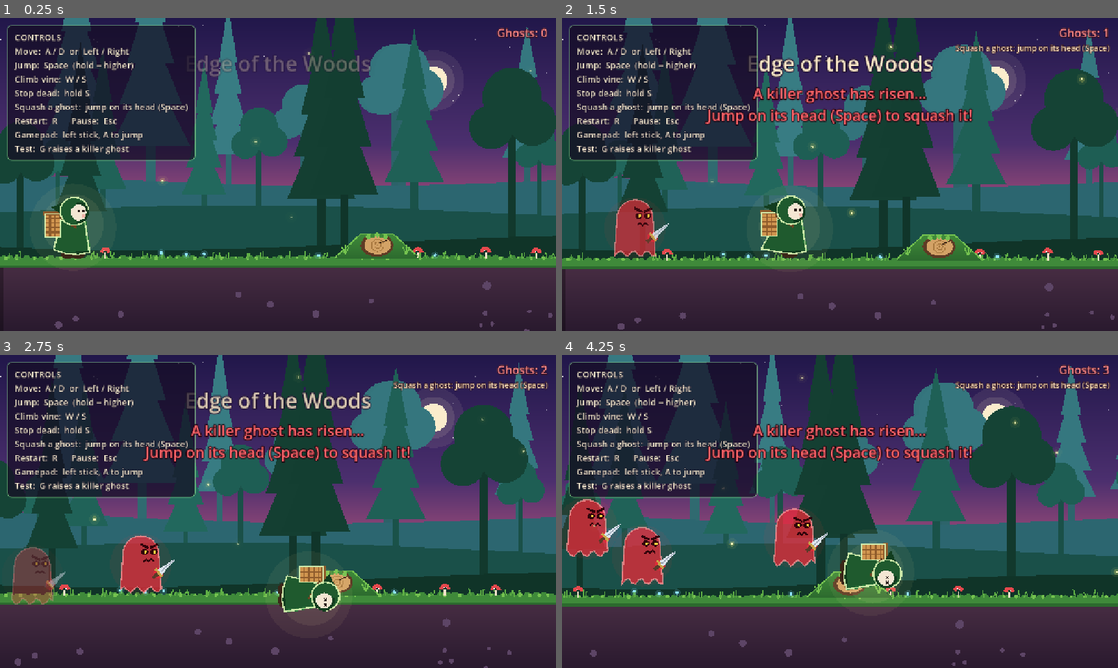
Above: before the commit, frames 1-4 (two rows, left to right).
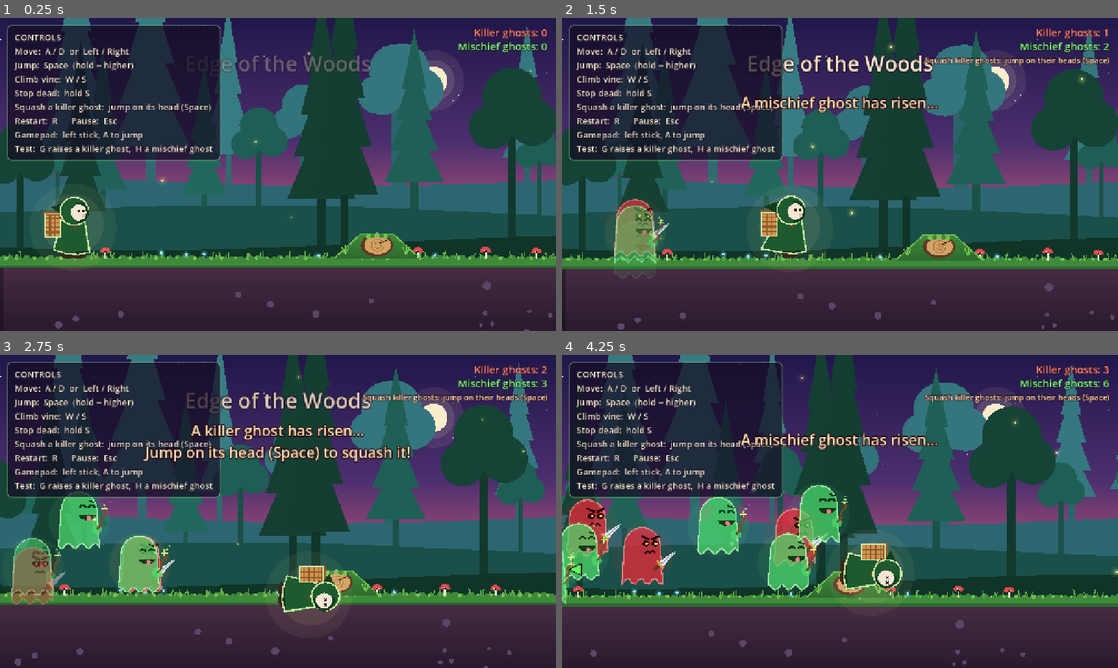
Above: after the commit, the same moments.

Repository: AAcodedimps/Mulberry-Forest
Game: Godot game, scene res://scenes/levels/edge_of_the_woods.tscn
Two runs of this game, one before a commit and one after it. Both use one fixed random seed, a clock stepped at 60 frames per second and the inputs below.
Inputs:
- Up to frame 1 (0.25 s): no input
- Up to frame 2 (1.5 s): hold D (move_right) from 0.53 s (still down); tap G at 0.6 s; tap Space (jump) at 0.77, 1.07 s; tap H at 0.8, 1.35 s
- Up to frame 3 (2.75 s): tap Space (jump) at 1.52, 1.55, 1.82 s; release D (move_right) at 2.03 s; hold A (move_left) from 2.03 s (still down); hold Space (jump) from 2.03 s (still down); tap G at 2.3 s
- Up to frame 4 (4.25 s): release A (move_left) at 2.78 s; release Space (jump) at 2.78 s; hold D (move_right) from 2.78 s (still down); tap G at 2.85 s; tap Space (jump) at 3.02, 3.32 s; tap H at 3.05, 3.6 s; hold Space (jump) from 3.53 s (still down)

The runs differ from the first frame. In frame 1, 3.0% of the frame differs, in the area x 9-99%, y 2-46%; in frame 2, 7.5%; in frame 3, 8.3%; in frame 4, 11%, in the area x 0-99%, y 2-80%.

Commit message:
Mischief ghosts and their tricks

Diff:
--- a/scenes/ghosts/ghost_manager.gd
+++ b/scenes/ghosts/ghost_manager.gd
@@ -1,9 +1,11 @@
 extends Node2D
-## Raises killer ghosts. Every time GameEvents.deadly_mistake is sent, a new ghost rises at the
-## start of the level and follows the recorded path. It also updates the ghost counter and
-## message, and ends the run when a ghost catches the wanderer.
+## Raises the ghosts. Every GameEvents.deadly_mistake raises a killer ghost and every
+## GameEvents.clumsy_mistake raises a mischief ghost, both at the start of the level.
+## It keeps the on-screen counts up to date, shows the messages, and ends the run when a
+## killer ghost catches the wanderer (mischief ghosts never end the run).
 
-@export var ghost_scene: PackedScene
+@export var ghost_scene: PackedScene          ## The killer ghost scene.
+@export var mischief_scene: PackedScene       ## The mischief ghost scene.
 @export var player_path: NodePath
 @export var recorder_path: NodePath
 @export var hud_path: NodePath
@@ -13,8 +15,10 @@
 var recorder = null
 var hud = null
 var game_over = null
-var _count: int = 0    # ghosts raised so far (decides how fast the next one is)
-var _alive: int = 0    # ghosts currently chasing (shown on screen)
+var _count: int = 0            # killer ghosts raised so far (decides how fast the next one is)
+var _alive: int = 0            # killer ghosts chasing right now
+var _mischief_count: int = 0   # mischief ghosts raised so far
+var _mischief_alive: int = 0   # mischief ghosts chasing right now
 var _run_over: bool = false
 
 
@@ -24,8 +28,10 @@
 	hud = get_node(hud_path)
 	game_over = get_node(game_over_path)
 	GameEvents.deadly_mistake.connect(raise_ghost)
+	GameEvents.clumsy_mistake.connect(raise_mischief_ghost)
 
 
+# ---------------------------------------------------------------- killer ghosts
 func raise_ghost() -> void:
 	if _run_over:
 		return
@@ -36,13 +42,13 @@
 	ghost.caught_player.connect(_on_ghost_caught_player)
 	ghost.squashed.connect(_on_ghost_squashed)
 	_alive += 1
-	hud.set_ghost_count(_alive)
+	_update_counts()
 	hud.show_message("A killer ghost has risen...\nJump on its head (Space) to squash it!")
 
 
 func _on_ghost_squashed(_ghost) -> void:
 	_alive -= 1
-	hud.set_ghost_count(_alive)
+	_update_counts()
 	hud.show_message("Ghost squashed!")
 
 
@@ -54,8 +60,41 @@
 	game_over.show_game_over()
 
 
-# ---- TEST ONLY: press G to raise a killer ghost on purpose. Delete this function to remove it. ----
+# ---------------------------------------------------------------- mischief ghosts
+func raise_mischief_ghost() -> void:
+	if _run_over:
+		return
+	_mischief_count += 1
+	var ghost = mischief_scene.instantiate()
+	add_child(ghost)
+	ghost.setup(recorder, player, _mischief_count)
+	ghost.trick_played.connect(_on_mischief_trick_played)
+	ghost.vanished.connect(_on_mischief_vanished)
+	_mischief_alive += 1
+	_update_counts()
+	hud.show_message("A mischief ghost has risen...")
+
+
+func _on_mischief_trick_played(_ghost, trick: String) -> void:
+	if trick == "steal":
+		hud.show_message("The ghost stole your basket!")
+
+
+func _on_mischief_vanished(_ghost) -> void:
+	_mischief_alive -= 1
+	_update_counts()
+
+
+func _update_counts() -> void:
+	hud.set_counts(_alive, _mischief_alive)
+
+
+# ---- TEST ONLY: G raises a killer ghost, H raises a mischief ghost. Delete this function to remove both. ----
 func _unhandled_input(event: InputEvent) -> void:
 	var key := event as InputEventKey
-	if key != null and key.pressed and not key.echo and key.physical_keycode == KEY_G:
+	if key == null or not key.pressed or key.echo:
+		return
+	if key.physical_keycode == KEY_G:
 		raise_ghost()
+	elif key.physical_keycode == KEY_H:
+		raise_mischief_ghost()
--- /dev/null
+++ b/scenes/ghosts/mischief_ghost.gd
@@ -0,0 +1,221 @@
+extends Node2D
+## A mischief ghost: a see-through green sheet ghost with a cheeky grin and a crooked,
+## sparkling wand. It rises at the start of the level and floats along the wanderer's
+## recorded path (exactly like a killer ghost, but faster). When it reaches the wanderer it
+## never hurts them: it plays ONE random trick, then vanishes in a puff of green sparkles.
+
+# ======================= TUNING =======================
+@export var base_speed: float = 288.0                ## Speed of the first mischief ghost (pixels/second). 20% faster than the first killer ghost (240).
+@export var speed_increase_per_ghost: float = 0.08   ## Each extra mischief ghost is this much faster than the one before (0.08 = 8%).
+@export var shove_distance: float = 160.0            ## Shove trick: how far you're pushed back, in pixels (about 3 metres for the wanderer).
+@export var shove_time: float = 0.5                  ## Shove trick: how long you stumble without control (seconds).
+@export var slow_multiplier: float = 0.6             ## Slow trick: your speed while slowed (0.6 = 60%).
+@export var slow_time: float = 4.0                   ## Slow trick: how long it lasts (seconds).
+@export var reach_distance: float = 40.0             ## How close (pixels) it must get to play its trick.
+# ======================================================
+@export var rise_time: float = 1.0
+@export var size_scale: float = 2.1
+
+## Sent when it plays a trick ("shove", "slow" or "steal").
+signal trick_played(ghost, trick: String)
+## Sent when it disappears (after a trick, or when banished).
+signal vanished(ghost)
+
+const BODY := Color(0.3, 0.86, 0.42, 0.7)
+const RIM := Color(0.75, 1.0, 0.75, 0.75)
+const DARK := Color(0.05, 0.2, 0.08, 0.95)
+const TONGUE := Color("ff7a8a")
+const WAND := Color("7a4a2a")
+const SPARK := Color("fff27a")
+const SPARK_GREEN := Color("9dff8a")
+
+var ghost_number: int = 1
+var speed: float = 288.0
+var recorder = null   # the PathRecorder
+var player = null
+
+var _index: int = 0
+var _dist: float = 0.0
+var _rise: float = 0.0
+var _facing: int = 1
+var _t: float = 0.0
+var _puff: float = -1.0   # -1 = still here; 0..1 = vanishing in sparkles
+
+
+func _ready() -> void:
+	add_to_group("ghosts")
+	add_to_group("mischief_ghosts")
+	modulate.a = 0.0
+
+
+## Called by the ghost manager right after the ghost is created.
+func setup(path_recorder, target, number: int) -> void:
+	recorder = path_recorder
+	player = target
+	ghost_number = number
+	speed = base_speed * pow(1.0 + speed_increase_per_ghost, number - 1)
+	global_position = recorder.get_point(0)
+
+
+# ---------------------------------------------------------------- for stones / shield later
+## Gets rid of this mischief ghost for good: it vanishes in a puff of sparkles
+## (the ghost manager lowers the counter when it hears `vanished`).
+func banish() -> void:
+	_vanish()
+
+
+# ---------------------------------------------------------------- movement
+func _physics_process(delta: float) -> void:
+	_t += delta
+	queue_redraw()
+	if _puff >= 0.0:
+		_puff += delta / 0.6
+		if _puff >= 1.0:
+			queue_free()
+		return
+	if recorder == null or player == null:
+		return
+	if _rise < rise_time:
+		_rise += delta
+		modulate.a = clampf(_rise / rise_time, 0.0, 1.0)
+		return
+	_move_along(speed * delta)
+	if global_position.distance_to(player.global_position) <= reach_distance:
+		_play_trick()
+
+
+func _move_along(distance: float) -> void:
+	var pts: PackedVector2Array = recorder.points
+	if pts.is_empty():
+		return
+	if _index >= pts.size() - 1:
+		_index = pts.size() - 1
+		_dist = 0.0
+	var remaining: float = distance
+	while _index < pts.size() - 1:
+		var seg_len: float = pts[_index].distance_to(pts[_index + 1])
+		_dist = minf(_dist, seg_len)
+		if _dist + remaining < seg_len:
+			_dist += remaining
+			break
+		remaining -= seg_len - _dist
+		_index += 1
+		_dist = 0.0
+	var p: Vector2 = pts[_index]
+	if _index < pts.size() - 1:
+		p = p.move_toward(pts[_index + 1], _dist)
+	var dx: float = p.x - global_position.x
+	if absf(dx) > 0.5:
+		_facing = 1 if dx > 0.0 else -1
+	global_position = p
+
+
+# ---------------------------------------------------------------- tricks
+func _play_trick() -> void:
+	var tricks: Array[String] = ["shove", "slow"]
+	if player.has_mulberries():
+		tricks.append("steal")
+	var trick: String = tricks[randi() % tricks.size()]
+	match trick:
+		"shove":
+			player.shove(_came_from_dir() * shove_distance, shove_time)
+			player.show_popup("Shoved!")
+		"slow":
+			player.apply_slow(slow_multiplier, slow_time)
+			player.show_popup("Slowed!")
+		"steal":
+			player.empty_basket()
+			GameEvents.report_basket_stolen()
+			player.show_popup("Basket stolen!")
+	trick_played.emit(self, trick)
+	_vanish()
+
+
+## Which way (-1 left, +1 right) the wanderer came from, looking back along their path.
+func _came_from_dir() -> float:
+	var pts: PackedVector2Array = recorder.points
+	var here: Vector2 = player.global_position
+	for i in range(pts.size() - 1, -1, -1):
+		var dx: float = pts[i].x - here.x
+		if absf(dx) > 30.0:
+			return signf(dx)
+	return -float(player.facing)
+
+
+func _vanish() -> void:
+	if _puff >= 0.0:
+		return
+	_puff = 0.0
+	remove_from_group("ghosts")
+	remove_from_group("mischief_ghosts")
+	vanished.emit(self)
+
+
+# ---------------------------------------------------------------- drawing
+func _draw() -> void:
+	var bob: float = sin(_t * 3.4 + ghost_number) * 2.0
+	var rise_off: float = (1.0 - clampf(_rise / rise_time, 0.0, 1.0)) * 20.0
+	var body_alpha: float = 1.0 if _puff < 0.0 else clampf(1.0 - _puff * 2.5, 0.0, 1.0)
+	draw_set_transform(Vector2(0, (bob + rise_off) * size_scale), 0.0,
+		Vector2(size_scale * _facing, size_scale))
+
+	if body_alpha > 0.0:
+		var a_mul := Color(1, 1, 1, body_alpha)
+		draw_circle(Vector2(0, -26), 24.0, Color(0.4, 1.0, 0.5, 0.07) * a_mul)
+		# Sheet body with a wavy hem
+		var body := PackedVector2Array()
+		for i in 17:
+			var a: float = PI + PI * i / 16.0
+			body.append(Vector2(cos(a) * 14.0, -34.0 + sin(a) * 14.0))
+		body.append(Vector2(15, -20))
+		for i in 13:
+			var x: float = 16.0 - 32.0 * i / 12.0
+			body.append(Vector2(x, -6.0 + sin(x * 0.6 + _t * 7.0) * 2.5))
+		body.append(Vector2(-15, -20))
+		draw_colored_polygon(body, BODY * a_mul)
+		var outline := body.duplicate()
+		outline.append(body[0])
+		draw_polyline(outline, RIM * a_mul, 1.0)
+		# Cheeky eyes: happy ^ ^ arcs, one eyebrow raised
+		draw_arc(Vector2(3, -35), 2.6, PI * 1.1, PI * 1.9, 8, DARK * a_mul, 1.4)
+		draw_arc(Vector2(10, -35), 2.6, PI * 1.1, PI * 1.9, 8, DARK * a_mul, 1.4)
+		draw_line(Vector2(7.5, -41.5), Vector2(12.5, -40.0), DARK * a_mul, 1.2)
+		# Big grin
+		var mouth := PackedVector2Array()
+		for i in 11:
+			var a: float = PI * 0.05 + PI * 0.9 * i / 10.0
+			mouth.append(Vector2(6.5 + cos(a) * 7.0, -31.0 + sin(a) * 5.0))
+		draw_colored_polygon(mouth, DARK * a_mul)
+		draw_circle(Vector2(7.5, -27.6), 1.8, TONGUE * a_mul)
+		# Arm holding a crooked wand with a star tip
+		var hand := Vector2(14, -19)
+		draw_circle(hand, 4.0, BODY * a_mul)
+		var wand := PackedVector2Array([hand, hand + Vector2(4, -4), hand + Vector2(3, -8), hand + Vector2(7, -12), hand + Vector2(6, -16)])
+		draw_polyline(wand, WAND * a_mul, 1.6)
+		var tip: Vector2 = wand[wand.size() - 1]
+		_star(tip, 2.6, SPARK * a_mul)
+		# Little sparkles drifting off the wand
+		for k in 4:
+			var life: float = fmod(_t * 1.3 + k * 0.25, 1.0)
+			var sp := tip + Vector2(sin(k * 2.1 + _t) * 5.0 * life + life * 3.0, -life * 10.0)
+			_star(sp, 1.3 * (1.0 - life), Color(SPARK_GREEN.r, SPARK_GREEN.g, SPARK_GREEN.b, (1.0 - life) * body_alpha))
+
+	# Puff of green sparkles when vanishing
+	if _puff >= 0.0:
+		for k in 16:
+			var ang: float = k * TAU / 16.0 + k * 0.37
+			var r: float = 6.0 + _puff * (18.0 + (k % 3) * 6.0)
+			var c := Vector2(cos(ang) * r, -26.0 + sin(ang) * r)
+			var col: Color = SPARK if k % 2 == 0 else SPARK_GREEN
+			col.a = 1.0 - _puff
+			_star(c, 2.2 * (1.0 - _puff * 0.6), col)
+
+	draw_set_transform(Vector2.ZERO, 0.0, Vector2.ONE)
+
+
+func _star(c: Vector2, r: float, col: Color) -> void:
+	if r <= 0.05:
+		return
+	draw_line(c + Vector2(-r, 0), c + Vector2(r, 0), col, 0.8)
+	draw_line(c + Vector2(0, -r), c + Vector2(0, r), col, 0.8)
+	draw_circle(c, r * 0.35, col)
--- /dev/null
+++ b/scenes/ghosts/mischief_ghost.tscn
@@ -0,0 +1,6 @@
+[gd_scene format=3]
+
+[ext_resource type="Script" path="res://scenes/ghosts/mischief_ghost.gd" id="1_mischief"]
+
+[node name="MischiefGhost" type="Node2D"]
+script = ExtResource("1_mischief")
--- a/scenes/levels/edge_of_the_woods.tscn
+++ b/scenes/levels/edge_of_the_woods.tscn
@@ -19,6 +19,7 @@
 [ext_resource type="PackedScene" path="res://scenes/ghosts/killer_ghost.tscn" id="17_ghost"]
 [ext_resource type="PackedScene" path="res://scenes/ui/ghost_hud.tscn" id="18_hud"]
 [ext_resource type="PackedScene" path="res://scenes/ui/game_over.tscn" id="19_over"]
+[ext_resource type="PackedScene" path="res://scenes/ghosts/mischief_ghost.tscn" id="20_mischief"]
 
 [sub_resource type="RectangleShape2D" id="RectangleShape2D_wall"]
 size = Vector2(40, 2000)
@@ -133,6 +134,7 @@
 [node name="Ghosts" type="Node2D" parent="."]
 script = ExtResource("16_manager")
 ghost_scene = ExtResource("17_ghost")
+mischief_scene = ExtResource("20_mischief")
 player_path = NodePath("../Player")
 recorder_path = NodePath("../PathRecorder")
 hud_path = NodePath("../GhostHUD")
--- a/scenes/player/player.gd
+++ b/scenes/player/player.gd
@@ -27,7 +27,10 @@
 const LAYER_PLATFORMS := 4
 const LAYER_HOLE_LID := 8
 
-enum State { NORMAL, CLIMBING, TRIPPED }
+@export_group("Testing")
+@export var start_mulberries: int = 0  ## Mulberries in the basket at the start (set above 0 to test the basket-steal trick).
+
+enum State { NORMAL, CLIMBING, TRIPPED, SHOVED }
 
 ## Sent after the wanderer is put back somewhere (e.g. after a hole). The path recorder uses it.
 signal respawned(pos: Vector2)
@@ -44,13 +47,22 @@
 var _blink_timer: float = 0.0
 var _regrab_timer: float = 0.0
 var _start_position: Vector2
+var mulberries: int = 0          ## Mulberries in the basket (nothing collects them yet).
+var _slow_timer: float = 0.0     # mischief "Slow" trick
+var _slow_mult: float = 1.0
+var _shove_timer: float = 0.0    # mischief "Shove" trick
+var _shove_decel: float = 0.0
+var _popup_tween: Tween
 
 @onready var look = $Look  # the drawing node (wanderer_look.gd)
 @onready var camera: Camera2D = $Camera2D
+@onready var popup: Label = $Popup
 
 
 func _ready() -> void:
 	_start_position = global_position
+	mulberries = start_mulberries
+	popup.modulate.a = 0.0
 	last_floor_x = global_position.x
 	_update_collision_mask()
 	camera.reset_smoothing()
@@ -81,6 +93,8 @@
 			_process_climbing(delta)
 		State.TRIPPED:
 			_process_tripped(delta)
+		State.SHOVED:
+			_process_shoved(delta)
 	move_and_slide()
 	if is_on_floor():
 		_coyote = coyote_time
@@ -94,6 +108,8 @@
 	_coyote -= delta
 	_jump_buffer -= delta
 	_regrab_timer -= delta
+	if _slow_timer > 0.0:
+		_slow_timer -= delta
 	if _blink_timer > 0.0:
 		_blink_timer -= delta
 		if _blink_timer <= 0.0:
@@ -125,7 +141,7 @@
 	if planted:
 		velocity.x = 0.0
 	else:
-		var target: float = dir * run_speed
+		var target: float = dir * run_speed * _speed_mult()
 		var rate: float
 		if not on_floor:
 			rate = air_accel if dir != 0.0 else air_accel * 0.5
@@ -179,7 +195,7 @@
 	global_position.x = move_toward(global_position.x, current_vine.global_position.x, 600.0 * delta)
 	velocity.x = 0.0
 	var v: float = Input.get_axis("move_up", "move_down")
-	velocity.y = v * climb_speed
+	velocity.y = v * climb_speed * _speed_mult()
 	var dir: float = Input.get_axis("move_left", "move_right")
 	if dir != 0.0:
 		facing = 1 if dir > 0.0 else -1
@@ -223,6 +239,62 @@
 		state = State.NORMAL
 
 
+# ---------------------------------------------------------------- mischief ghost tricks
+func _speed_mult() -> float:
+	return _slow_mult if _slow_timer > 0.0 else 1.0
+
+
+## Shove trick: slide `distance` pixels (negative = left) over `time` seconds, stumbling, no control.
+func shove(distance: float, time: float) -> void:
+	if state == State.CLIMBING:
+		_stop_climbing()
+	current_vine = null
+	state = State.SHOVED
+	planted = false
+	_shove_timer = time
+	velocity.x = 2.0 * distance / time      # starts fast, slows to a stop after `time`
+	_shove_decel = absf(velocity.x) / time
+	velocity.y = minf(velocity.y, -140.0)   # a little stumble-hop
+	_update_collision_mask()
+
+
+func _process_shoved(delta: float) -> void:
+	velocity.x = move_toward(velocity.x, 0.0, _shove_decel * delta)
+	velocity.y = minf(velocity.y + _jump_gravity() * fall_gravity_mult * delta, max_fall_speed)
+	_shove_timer -= delta
+	if _shove_timer <= 0.0:
+		state = State.NORMAL
+
+
+## Slow trick: move at `multiplier` speed (0.6 = 60%) for `seconds`.
+func apply_slow(multiplier: float, seconds: float) -> void:
+	_slow_mult = multiplier
+	_slow_timer = seconds
+
+
+func has_mulberries() -> bool:
+	return mulberries > 0
+
+
+## Basket trick: empties the basket. Returns how many mulberries were in it.
+func empty_basket() -> int:
+	var lost: int = mulberries
+	mulberries = 0
+	return lost
+
+
+## Shows a short word above the wanderer's head that floats up and fades.
+func show_popup(text: String) -> void:
+	popup.text = text
+	popup.position = Vector2(-150, -175)
+	popup.modulate.a = 1.0
+	if _popup_tween:
+		_popup_tween.kill()
+	_popup_tween = create_tween()
+	_popup_tween.tween_property(popup, "position:y", -215.0, 1.4)
+	_popup_tween.parallel().tween_property(popup, "modulate:a", 0.0, 0.6).set_delay(0.8)
+
+
 # ---------------------------------------------------------------- squashing ghosts
 ## Called by a ghost we just landed on: spring back up (higher if jump is held).
 func bounce() -> void:
@@ -266,6 +338,8 @@
 	var pose: String = "idle"
 	if state == State.TRIPPED:
 		pose = "tripped"
+	elif state == State.SHOVED:
+		pose = "stumble"
 	elif state == State.CLIMBING:
 		pose = "climb_move" if velocity.y != 0.0 else "climb"
 	elif not is_on_floor():
@@ -275,6 +349,7 @@
 	elif absf(velocity.x) > 10.0:
 		pose = "run"
 	look.pose = pose
+	look.slowed = _slow_timer > 0.0
 	look.speed_ratio = clampf(absf(velocity.x) / run_speed, 0.0, 1.0)
 	if _blink_timer > 0.0:
 		look.visible = fmod(_blink_timer, 0.16) > 0.08
--- a/scenes/player/player.tscn
+++ b/scenes/player/player.tscn
@@ -21,6 +21,18 @@
 [node name="Look" type="Node2D" parent="."]
 script = ExtResource("2_look")
 
+[node name="Popup" type="Label" parent="."]
+offset_left = -150.0
+offset_top = -175.0
+offset_right = 150.0
+offset_bottom = -145.0
+theme_override_colors/font_color = Color(0.75, 1, 0.6, 1)
+theme_override_colors/font_outline_color = Color(0.05, 0.15, 0.05, 1)
+theme_override_constants/outline_size = 6
+theme_override_font_sizes/font_size = 22
+horizontal_alignment = 1
+vertical_alignment = 1
+
 [node name="Camera2D" type="Camera2D" parent="."]
 position = Vector2(0, -100)
 zoom = Vector2(1.4, 1.4)
--- a/scenes/player/wanderer_look.gd
+++ b/scenes/player/wanderer_look.gd
@@ -20,13 +20,18 @@
 var facing: int = 1
 var pose: String = "idle"
 var speed_ratio: float = 0.0
+var slowed: bool = false   # true while a mischief ghost's Slow trick is active
 var _t: float = 0.0
 
 
 func _process(delta: float) -> void:
 	_t += delta
 	scale = Vector2(size_scale if facing >= 0 else -size_scale, size_scale)
-	var target_rot: float = (PI * 0.5 * facing) if pose == "tripped" else 0.0
+	var target_rot: float = 0.0
+	if pose == "tripped":
+		target_rot = PI * 0.5 * facing
+	elif pose == "stumble":
+		target_rot = (-0.35 + sin(_t * 30.0) * 0.08) * facing   # lean back, wobbling
 	rotation = lerp_angle(rotation, target_rot, minf(1.0, 18.0 * delta))
 	queue_redraw()
 
@@ -123,4 +128,12 @@
 				draw_circle(Vector2(ex, -37), 1.1, EYE)
 		draw_circle(Vector2(8.5, -33.5), 1.4, CHEEK)
 
+	# Green swirls circling the wanderer while slowed
+	if slowed:
+		for k in 3:
+			var a: float = _t * 3.0 + k * TAU / 3.0
+			var c := Vector2(cos(a) * 17.0, -24.0 + sin(a * 1.3) * 16.0)
+			draw_arc(c, 3.5, _t * 6.0, _t * 6.0 + 4.0, 10, Color(0.45, 1.0, 0.45, 0.85), 1.2)
+			draw_arc(c, 1.8, _t * 6.0 + 1.0, _t * 6.0 + 4.5, 8, Color(0.75, 1.0, 0.6, 0.85), 1.0)
+
 	draw_set_transform(Vector2.ZERO, 0.0, Vector2.ONE)
--- a/scenes/ui/controls_hint.tscn
+++ b/scenes/ui/controls_hint.tscn
@@ -42,7 +42,7 @@
 Jump:  Space  (hold = higher)
 Climb vine:  W / S
 Stop dead:  hold S
-Squash a ghost:  jump on its head (Space)
+Squash a killer ghost:  jump on its head (Space)
 Restart:  R      Pause:  Esc
 Gamepad:  left stick, A to jump
-Test:  G raises a killer ghost"
+Test:  G raises a killer ghost,  H a mischief ghost"
--- a/scenes/ui/ghost_arrows.gd
+++ b/scenes/ui/ghost_arrows.gd
@@ -1,6 +1,6 @@
 extends Control
-## For every killer ghost that is off screen, draws a pulsing red arrow at the edge of the
-## screen pointing toward it, so you can feel it coming.
+## For every ghost that is off screen, draws a pulsing arrow at the edge of the screen
+## pointing toward it: red for killer ghosts, green for mischief ghosts.
 
 const MARGIN := 34.0
 
@@ -25,7 +25,8 @@
 			continue
 		var perp := Vector2(-dir.y, dir.x)
 		var tri := PackedVector2Array([pos + dir * 18.0, pos - dir * 10.0 + perp * 13.0, pos - dir * 10.0 - perp * 13.0])
-		draw_colored_polygon(tri, Color(1.0, 0.15, 0.2, pulse))
+		var col := Color(0.35, 1.0, 0.4, pulse) if ghost.is_in_group("mischief_ghosts") else Color(1.0, 0.15, 0.2, pulse)
+		draw_colored_polygon(tri, col)
 		var outline := tri.duplicate()
 		outline.append(tri[0])
 		draw_polyline(outline, Color(0.15, 0.0, 0.03, 0.9), 2.0)
--- a/scenes/ui/ghost_hud.gd
+++ b/scenes/ui/ghost_hud.gd
@@ -1,9 +1,11 @@
 extends CanvasLayer
-## Ghost information on screen: the "Ghosts: N" counter in the top-right corner (with a
-## reminder of how to squash them while any are chasing you) and the short message at the
-## top when a ghost rises or is squashed. The red off-screen arrows are drawn by Arrows.
+## Ghost information on screen: the "Killer ghosts" and "Mischief ghosts" counters in the
+## top-right corner (with a reminder of how to squash killer ghosts while any are chasing),
+## and the short message at the top when something happens. The coloured off-screen arrows
+## are drawn by Arrows.
 
 @onready var counter: Label = $Counter
+@onready var mischief_counter: Label = $MischiefCounter
 @onready var tip: Label = $Tip
 @onready var message: Label = $Message
 
@@ -15,9 +17,10 @@
 	tip.visible = false
 
 
-func set_ghost_count(n: int) -> void:
-	counter.text = "Ghosts: %d" % n
-	tip.visible = n > 0
+func set_counts(killer: int, mischief: int) -> void:
+	counter.text = "Killer ghosts: %d" % killer
+	mischief_counter.text = "Mischief ghosts: %d" % mischief
+	tip.visible = killer > 0
 
 
 func show_message(text: String) -> void:
--- a/scenes/ui/ghost_hud.tscn
+++ b/scenes/ui/ghost_hud.tscn
@@ -21,32 +21,48 @@
 anchors_preset = 1
 anchor_left = 1.0
 anchor_right = 1.0
-offset_left = -240.0
+offset_left = -340.0
 offset_top = 16.0
 offset_right = -20.0
-offset_bottom = 56.0
+offset_bottom = 50.0
 grow_horizontal = 0
 theme_override_colors/font_color = Color(1, 0.55, 0.55, 1)
 theme_override_colors/font_outline_color = Color(0.15, 0.02, 0.06, 1)
 theme_override_constants/outline_size = 6
-theme_override_font_sizes/font_size = 26
-text = "Ghosts: 0"
+theme_override_font_sizes/font_size = 24
+text = "Killer ghosts: 0"
+horizontal_alignment = 2
+
+[node name="MischiefCounter" type="Label" parent="."]
+anchors_preset = 1
+anchor_left = 1.0
+anchor_right = 1.0
+offset_left = -340.0
+offset_top = 48.0
+offset_right = -20.0
+offset_bottom = 82.0
+grow_horizontal = 0
+theme_override_colors/font_color = Color(0.6, 1, 0.6, 1)
+theme_override_colors/font_outline_color = Color(0.03, 0.12, 0.04, 1)
+theme_override_constants/outline_size = 6
+theme_override_font_sizes/font_size = 24
+text = "Mischief ghosts: 0"
 horizontal_alignment = 2
 
 [node name="Tip" type="Label" parent="."]
 anchors_preset = 1
 anchor_left = 1.0
 anchor_right = 1.0
-offset_left = -420.0
-offset_top = 56.0
+offset_left = -460.0
+offset_top = 84.0
 offset_right = -20.0
-offset_bottom = 84.0
+offset_bottom = 112.0
 grow_horizontal = 0
 theme_override_colors/font_color = Color(1, 0.9, 0.75, 1)
 theme_override_colors/font_outline_color = Color(0.15, 0.02, 0.06, 1)
 theme_override_constants/outline_size = 5
 theme_override_font_sizes/font_size = 18
-text = "Squash a ghost: jump on its head (Space)"
+text = "Squash killer ghosts: jump on their heads (Space)"
 horizontal_alignment = 2
 
 [node name="Message" type="Label" parent="."]
@@ -55,7 +71,7 @@
 offset_top = 150.0
 offset_bottom = 240.0
 grow_horizontal = 2
-theme_override_colors/font_color = Color(1, 0.4, 0.42, 1)
+theme_override_colors/font_color = Color(1, 0.88, 0.7, 1)
 theme_override_colors/font_outline_color = Color(0.12, 0.0, 0.04, 1)
 theme_override_constants/outline_size = 8
 theme_override_font_sizes/font_size = 34
--- a/scripts/game_events.gd
+++ b/scripts/game_events.gd
@@ -7,6 +7,8 @@
 signal deadly_mistake
 ## Sent when the wanderer makes a small mistake (e.g. trips over a trunk).
 signal clumsy_mistake
+## Sent when a mischief ghost steals the basket (later: mulberries fall back onto the tree).
+signal basket_stolen
 
 
 func report_deadly_mistake() -> void:
@@ -17,3 +19,8 @@
 func report_clumsy_mistake() -> void:
 	print("[GameEvents] clumsy_mistake")
 	clumsy_mistake.emit()
+
+
+func report_basket_stolen() -> void:
+	print("[GameEvents] basket_stolen")
+	basket_stolen.emit()
Not shown, added: scenes/ghosts/mischief_ghost.gd.uid
